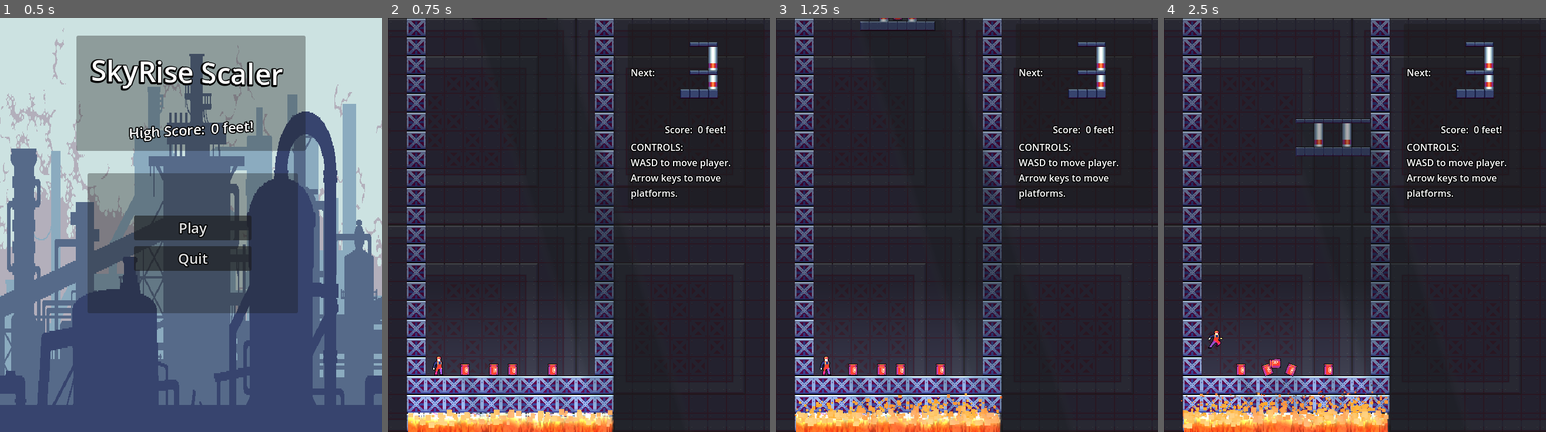
Above: before the commit, frames 1-4 (left to right).
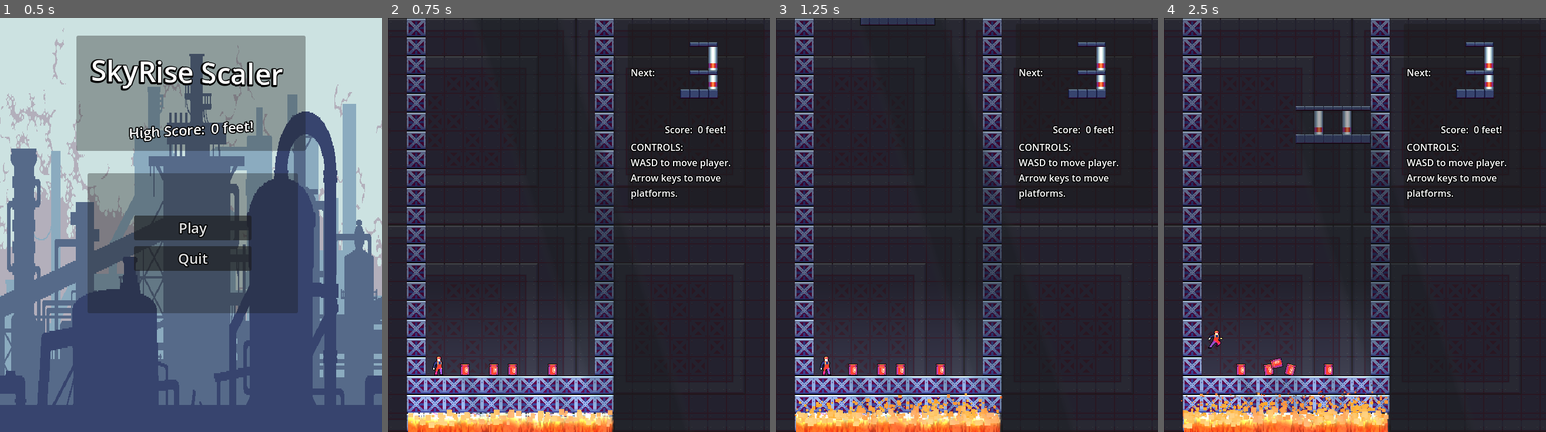
Above: after the commit, the same moments.

Repository: RexShipton/SkyRise-Scaler
Game: Godot game, scene res://scenes/main_menu.tscn
The game is run twice, just before and just after one commit, with the same random seed, the same clock (stepped at 60 frames per second) and the same inputs. Sound files missing from this copy of the repository are replaced by a short silence.
Inputs (mouse positions are in pixels of both pictures, inside the frame that each line leads up to):
- Up to frame 1 (0.5 s): no input
- Up to frame 2 (0.75 s): click "Play" at 0.5 s
- Up to frame 3 (1.25 s): no input
- Up to frame 4 (2.5 s): move the mouse to (1439, 204) at 1.27 s; hold Down (block_fast_fall) 1.28-2.03 s; hold Right (block_right) from 1.28 s (still down); tap W (character_jump) at 1.52, 2.27 s; move the mouse to (1278, 245) at 2.02 s; tap Down (block_fast_fall) at 2.1 s

Frame 1 is identical in both runs. In frame 2, less than 0.1% of the frame differs, in the area x 22-42%, y 0-1%; in frame 3, 0.4%; in frame 4, 1.6%, in the area x 25-59%, y 21-100%.
Error after the commit: Invalid operands 'float' and 'Nil' in operator '+'. (res://scenes/piece.gd:35)

Commit message:
added varying fallspeeds

Diff:
--- a/new-game-project/ScoreResource.gd
+++ b/new-game-project/ScoreResource.gd
@@ -2,9 +2,14 @@
 
 @export var score : float = 0
 @export var highScore : float = 0
+
+var mapSpeed
 
 func change_score(value : float) -> void:
 	score = snappedf(value * .2, .01)
 	if score > highScore:
 		highScore = score
 	emit_changed()
+
+func change_map_speed(new_speed):
+	mapSpeed = new_speed
--- a/new-game-project/scenes/map_looper.gd
+++ b/new-game-project/scenes/map_looper.gd
@@ -8,6 +8,8 @@
 @onready var bg_tile_map_layer_2: TileMapLayer = $BackgroundTilemapHolder/BGTileMapLayer2
 
 @onready var score_updater: Timer = $ScoreUpdater
+
+signal updateLevel
 
 var tileMaps : Array
 var tileHeight : float = 640
@@ -88,8 +90,8 @@
 	if tileToMove >= 0:
 		bgTileMaps[tileToMove].global_position.y = highestTileHeight - bgTileHeight
 
-	if !gameOver:
-		mapDropSpeed += speedIncreasePerSecond * delta
+	#if !gameOver:
+		#mapDropSpeed += speedIncreasePerSecond * delta
 
 func add_piece(piece : Node) -> void:
 	connectedPieces.append(piece)
@@ -109,4 +111,39 @@
 		active = false
 
 func _on_score_updater_timeout() -> void:
+
 	ScoreManager.scoreResource.change_score(totalDistanceDropped)
+	var score = ScoreManager.scoreResource.score
+	var multiple_past_2k = 1
+	if score > 49 and score < 100:
+		mapDropSpeed = 15
+		updateLevel.emit(2)
+	if score > 99 and score < 200:
+		mapDropSpeed = 20
+		updateLevel.emit(3)
+	if score > 199 and score < 300:
+		mapDropSpeed = 25
+		updateLevel.emit(4)
+	if score > 299 and score < 500:
+		mapDropSpeed = 30
+		updateLevel.emit(5)
+	if score > 499 and score < 750:
+		mapDropSpeed = 35
+		updateLevel.emit(6)
+	if score > 749 and score < 1000:
+		mapDropSpeed = 40
+		updateLevel.emit(7)
+	if score > 999 and score < 1250:
+		mapDropSpeed = 45
+		updateLevel.emit(8)
+	if score > 1249 and score < 1500:
+		mapDropSpeed = 50
+		updateLevel.emit(9)
+	if score > 1499 and score < 2000:
+		mapDropSpeed = 55
+		updateLevel.emit(10)
+	if score > 2000:
+		if score > (2000 + (500 * multiple_past_2k)):
+			multiple_past_2k += 1
+			updateLevel.emit(5 + multiple_past_2k)
+	ScoreManager.scoreResource.change_map_speed(mapDropSpeed)
--- a/new-game-project/scenes/piece.gd
+++ b/new-game-project/scenes/piece.gd
@@ -3,7 +3,7 @@
 
 var isPlaced : bool = false
 @export var move_speed : int = 200
-@export var fall_speed : int = 40
+@export var fall_speed : int = 20
 @export var fast_fall_speed : int = 200
 
 
@@ -32,7 +32,7 @@
 func _process(_delta: float) -> void:
 	if !isPlaced:
 
-		velocity.y = fall_speed + (Input.get_action_strength("block_fast_fall") * fast_fall_speed)
+		velocity.y = fall_speed + (Input.get_action_strength("block_fast_fall") * fast_fall_speed) + ScoreManager.scoreResource.mapSpeed
 
 		velocity.x = Input.get_axis("block_left","block_right") * move_speed
 
